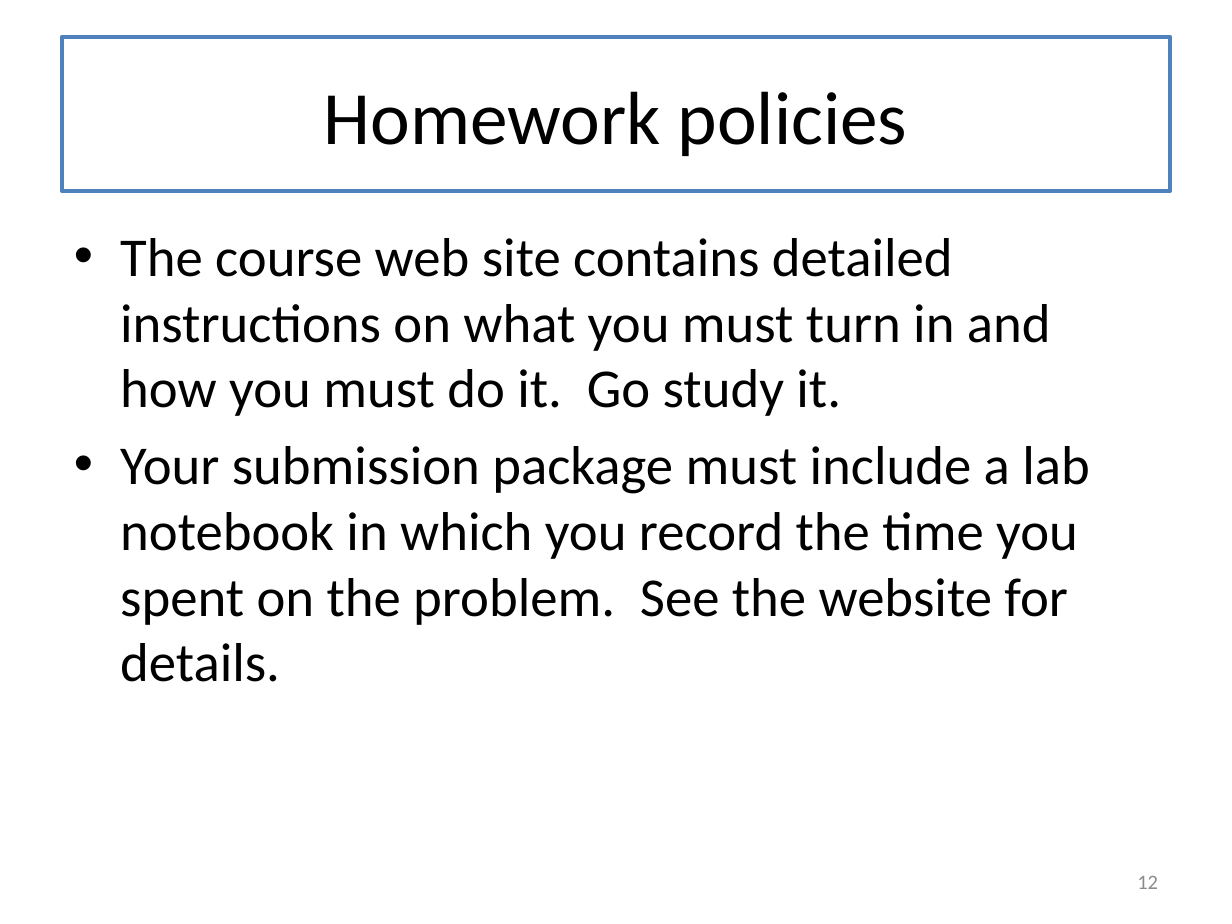
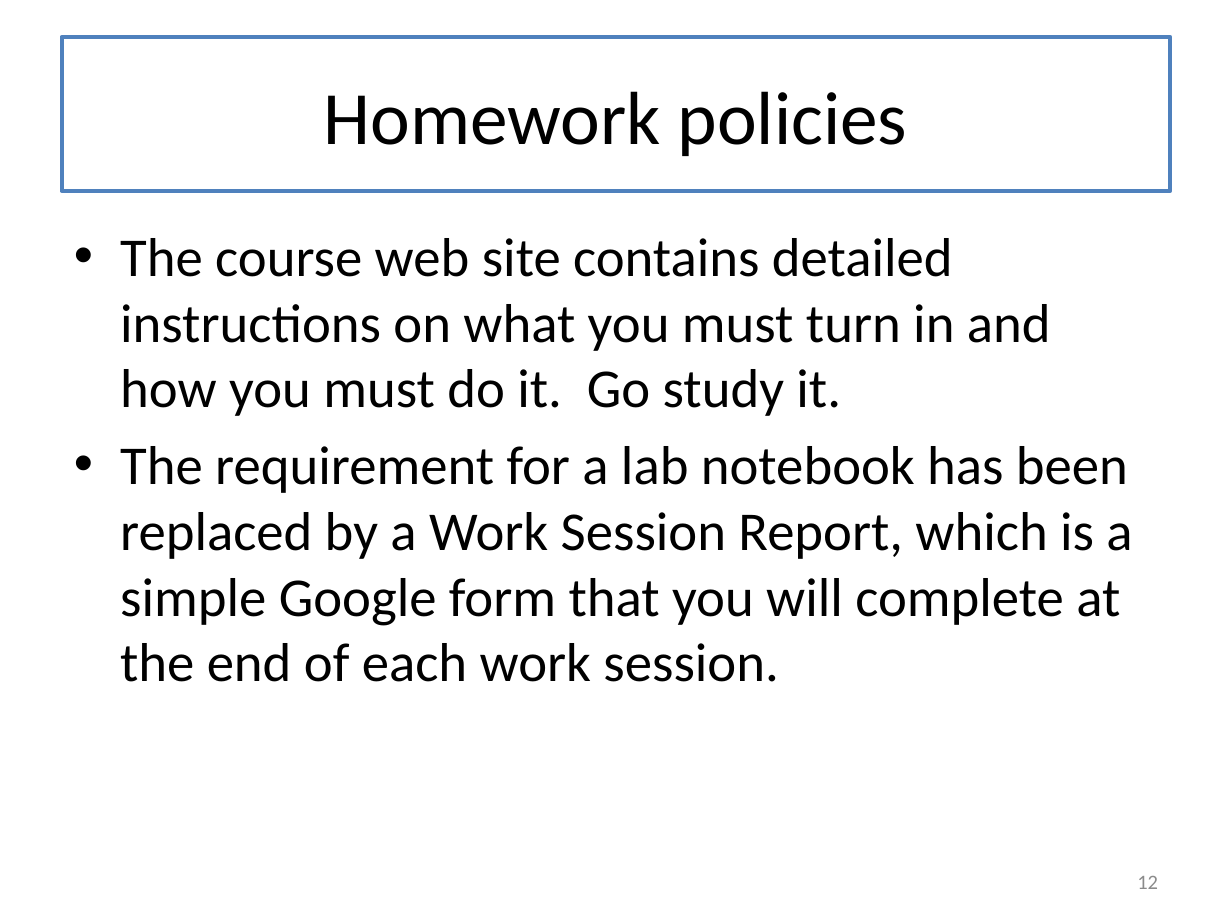
Before and after one commit to mwand/cs5010f16, a slide deck: slide 12 of Slides/Lesson 0.2 How to Learn in This Course.pptx. Drawn at 1232x924 pixels with LibreOffice and Linux fonts; fonts in the diff are those of the drawing. Boxes give left, top, right and bottom in pixels: in the first picture for what was removed or moved away, otherwise in the second. Text is boxed around its words. In the diff, an @@ line names an element or a change of style, - is before the commit and + after.

```diff
--- a/Slides/Lesson 0.2 How to Learn in This Course.pptx
+++ b/Slides/Lesson 0.2 How to Learn in This Course.pptx
@@ text at box(120, 446, 1132, 682): text changed @@
-• Your submission package must include a lab notebook in which you record the time you spent on the problem. See the website for details.
+• The requirement for a lab notebook has been replaced by a Work Session Report, which is a simple Google form that you will complete at the end of each work session.
```
Also in this commit, not shown: 4 other files.
